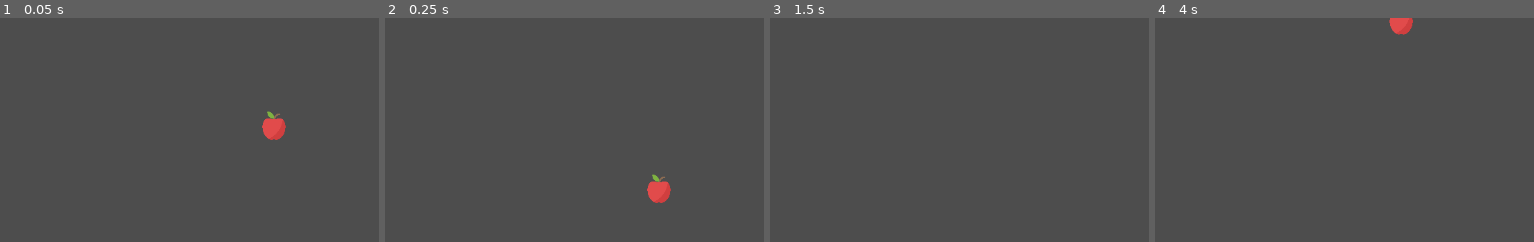
Above: before the commit, frames 1-4 (left to right).
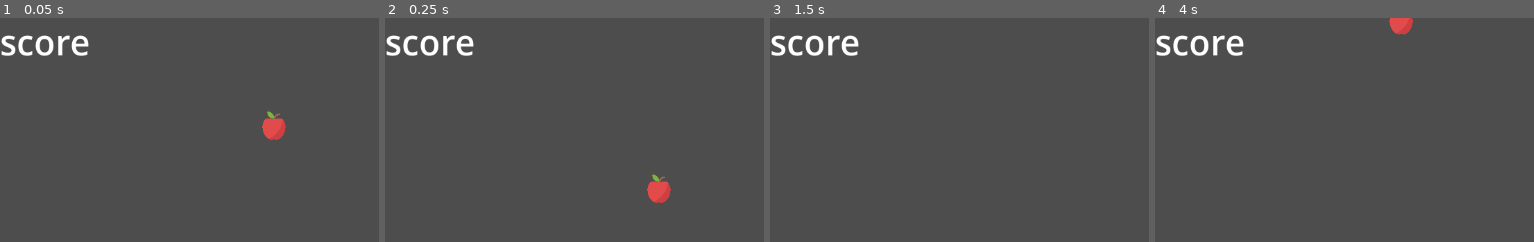
Above: after the commit, the same moments.

Repository: tinnedanchovies/godot-apple-basket
Game: Godot game, scene res://level_1.tscn
Two runs of this game, one before a commit and one after it. Both use one fixed random seed, a clock stepped at 60 frames per second and the inputs below. The project has no main scene, so this scene is started directly.
Inputs:
- Up to frame 1 (0.05 s): no input
- Up to frame 2 (0.25 s): no input
- Up to frame 3 (1.5 s): tap Enter at 0.5 s; hold Right 0.53-1.28 s; hold Left from 1.28 s (still down)
- Up to frame 4 (4 s): tap Space at 2 s; release Left at 2.03 s; hold Right 2.03-3.53 s; tap Enter at 2.75 s; hold Left from 3.53 s (still down)
The pictures show only the part of the screen within x 0-50%, y 0-50%; the shares and areas given below are measured in that part.

The runs differ from the first frame. In frame 1, 1.1% of the frame differs, in the area x 0-24%, y 7-17%; in frame 2, 1.1%; in frame 3, 1.1%; in frame 4, 1.1%.

Commit message:
added golden apple scene

Diff:
--- a/godot-apple-dropper/apple.tscn
+++ b/godot-apple-dropper/apple.tscn
@@ -10,11 +10,11 @@
 script = ExtResource("1_n78qv")
 metadata/_edit_group_ = true
 
-[node name="Apple" type="Sprite2D" parent="."]
+[node name="apple_sprite" type="Sprite2D" parent="."]
 scale = Vector2(0.0791015, 0.0791015)
 texture = ExtResource("2_whgpf")
 
-[node name="CollisionShape2D" type="CollisionShape2D" parent="."]
+[node name="apple_collision" type="CollisionShape2D" parent="."]
 position = Vector2(0, 3)
 scale = Vector2(20, 20)
 shape = SubResource("CircleShape2D_iftsf")
--- a/godot-apple-dropper/apple2.gd
+++ b/godot-apple-dropper/apple2.gd
@@ -1,11 +1,10 @@
 extends CharacterBody2D
 
 var gravity = 30
-var score = 0
-var score_label
+
 
 func _ready():
-	score_label = get_node("/root/Node2D/ScoreLabel")
+
 	velocity = Vector2(0, 200)
 
 func _physics_process(delta):
@@ -15,11 +14,3 @@
 		position.y = 0
 		position.x = randi_range(0, 1500)
 		velocity.y = 200
-
-
-func _on_basket_body_entered(body: Node2D) -> void:
-	position.y = 0
-	position.x = randi_range(0, 1500)
-	velocity.y = 200
-	score = score + 1
-	score_label.text = str(score)
--- a/godot-apple-dropper/basket2.gd
+++ b/godot-apple-dropper/basket2.gd
@@ -1,7 +1,11 @@
 extends Area2D
+
+var score = 0
+var score_board
 
 func _ready():
 	position = Vector2(500, 1000)
+	score_board = get_node("/root/level_1/display/score")
 
 func _process(delta):
 	if Input.is_key_pressed(KEY_RIGHT):
@@ -9,3 +13,8 @@
 
 	if Input.is_key_pressed(KEY_LEFT):
 		position.x = position.x - 30
+
+
+func _on_body_entered(body: Node2D):
+	score = score + 1
+	score_board.text = str(score)
--- /dev/null
+++ b/godot-apple-dropper/display.tscn
@@ -0,0 +1,16 @@
+[gd_scene format=3 uid="uid://b4mqi8sojkqnq"]
+
+[node name="display" type="Control"]
+layout_mode = 3
+anchors_preset = 15
+anchor_right = 1.0
+anchor_bottom = 1.0
+grow_horizontal = 2
+grow_vertical = 2
+
+[node name="score" type="Label" parent="."]
+layout_mode = 0
+offset_right = 40.0
+offset_bottom = 23.0
+theme_override_font_sizes/font_size = 50
+text = "score"
--- /dev/null
+++ b/godot-apple-dropper/global.gd
@@ -0,0 +1,11 @@
+extends Node
+
+
+# Called when the node enters the scene tree for the first time.
+func _ready():
+	pass # Replace with function body.
+
+
+# Called every frame. 'delta' is the elapsed time since the previous frame.
+func _process(delta):
+	pass
--- /dev/null
+++ b/godot-apple-dropper/golden_apple.gd
@@ -0,0 +1,8 @@
+extends CharacterBody2D
+
+
+
+
+
+func _physics_process(delta):
+	pass
--- /dev/null
+++ b/godot-apple-dropper/golden_apple.tscn
@@ -0,0 +1,17 @@
+[gd_scene load_steps=4 format=3 uid="uid://ddxwtluwf7sn3"]
+
+[ext_resource type="Script" path="res://golden_apple.gd" id="1_drfcm"]
+[ext_resource type="Texture2D" uid="uid://c6vpphvuj77g8" path="res://sprites/golden_apple_sprite.webp" id="2_5m3at"]
+
+[sub_resource type="CircleShape2D" id="CircleShape2D_ok3wa"]
+
+[node name="golden_apple" type="CharacterBody2D"]
+script = ExtResource("1_drfcm")
+
+[node name="golden_apple_sprite" type="Sprite2D" parent="."]
+scale = Vector2(0.079, 0.079)
+texture = ExtResource("2_5m3at")
+
+[node name="golden_apple_collision" type="CollisionShape2D" parent="."]
+position = Vector2(0, 1)
+shape = SubResource("CircleShape2D_ok3wa")
--- a/godot-apple-dropper/level_1.tscn
+++ b/godot-apple-dropper/level_1.tscn
@@ -1,7 +1,8 @@
-[gd_scene load_steps=3 format=3 uid="uid://d0w16kvy5ld80"]
+[gd_scene load_steps=4 format=3 uid="uid://d0w16kvy5ld80"]
 
-[ext_resource type="PackedScene" uid="uid://crebgtatpgp6o" path="res://apple.tscn" id="1_hbghi"]
+[ext_resource type="PackedScene" uid="uid://d2o3yn18md2wy" path="res://apple.tscn" id="1_hbghi"]
 [ext_resource type="PackedScene" uid="uid://cp4vh8klfw13f" path="res://basket.tscn" id="2_hn12h"]
+[ext_resource type="PackedScene" uid="uid://b4mqi8sojkqnq" path="res://display.tscn" id="3_0ans5"]
 
 [node name="level_1" type="Node2D"]
 
@@ -10,3 +11,7 @@
 
 [node name="Basket" parent="." instance=ExtResource("2_hn12h")]
 position = Vector2(407, 421)
+
+[node name="display" parent="." instance=ExtResource("3_0ans5")]
+
+[connection signal="body_entered" from="Basket" to="Basket" method="_on_body_entered"]
Not shown, added: godot-apple-dropper/global.gd.uid
Not shown, added: godot-apple-dropper/golden_apple.gd.uid
Binary file added: godot-apple-dropper/sprites/golden_apple_sprite.webp
Not shown, added: godot-apple-dropper/sprites/golden_apple_sprite.webp.import
